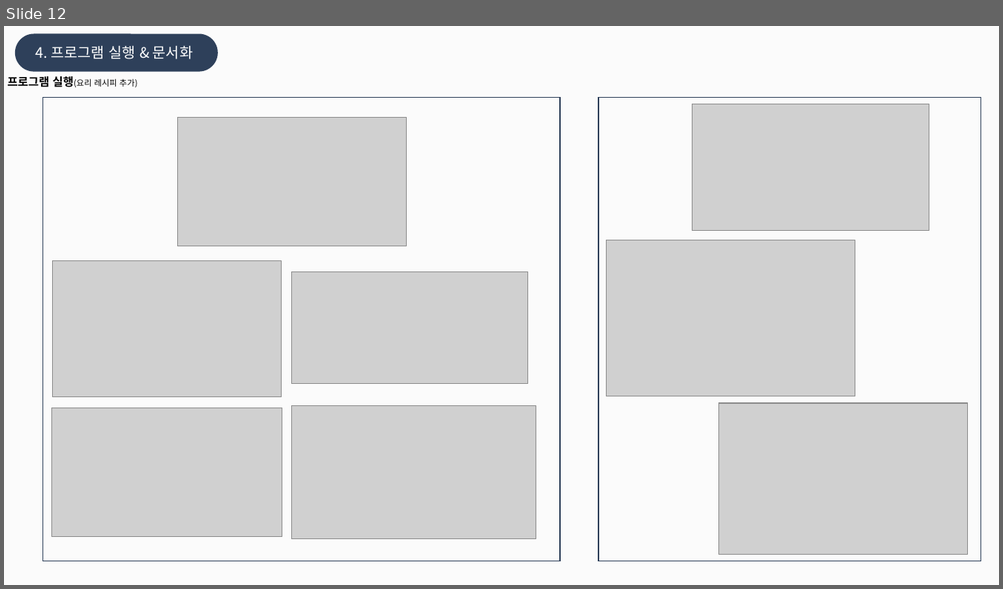
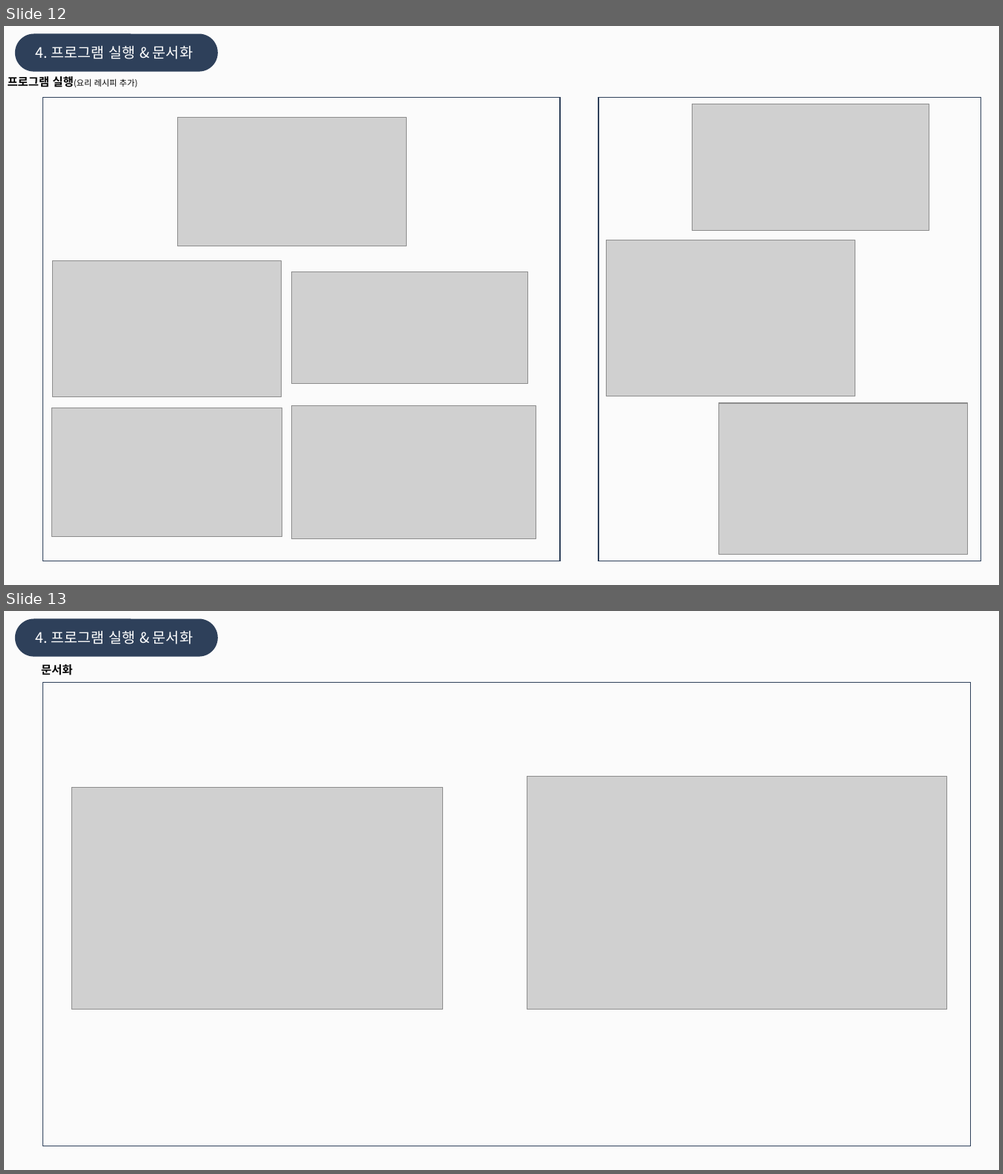
Before and after one commit to jungggggggggggin/GameProgramming_, a slide deck: HW1/게임프로그래밍.pptx. Shown one above the other, each under a label of ours: slide 12 before the commit, slides 12 and 13 after it. The pictures are 1003x589 and 1003x1174 pixels, drawn with LibreOffice and Linux fonts; fonts in the diff are those of the drawing; grey boxes stand for pictures. Boxes give left, top, right and bottom in pixels: in the first picture for what was removed or moved away, otherwise in the second. Text is boxed around its words. In the diff, an @@ line names an element or a change of style, - is before the commit and + after.

```diff
--- a/HW1/게임프로그래밍.pptx
+++ b/HW1/게임프로그래밍.pptx
@@ slide 13 added at [4, 611, 999, 1170], background #FBFBFB @@
@@ rounded rectangle added at [15, 618, 218, 657], fill #2E405A, 14 pt, text #FFFFFF @@
+4. 프로그램 실행 & 문서화
@@ text added at [41, 664, 73, 675], 11 pt, text #000000, bold @@
+문서화
@@ rectangle added at [42, 683, 970, 1147], outline #2E405A 1 pt @@
@@ picture added at [72, 787, 443, 1009] @@
@@ picture added at [527, 777, 947, 1010] @@
```
Also in this commit, not shown: 1 other file.
